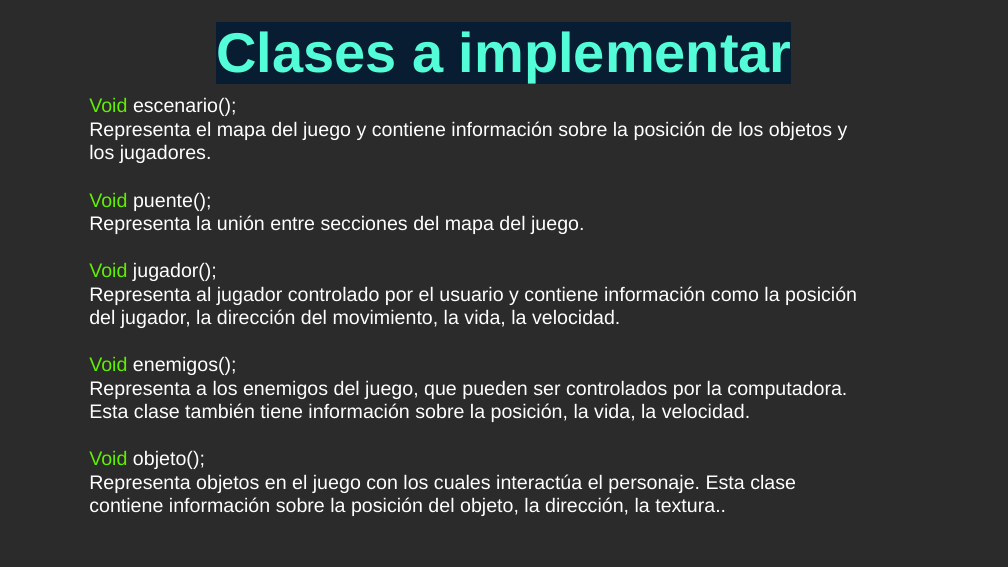
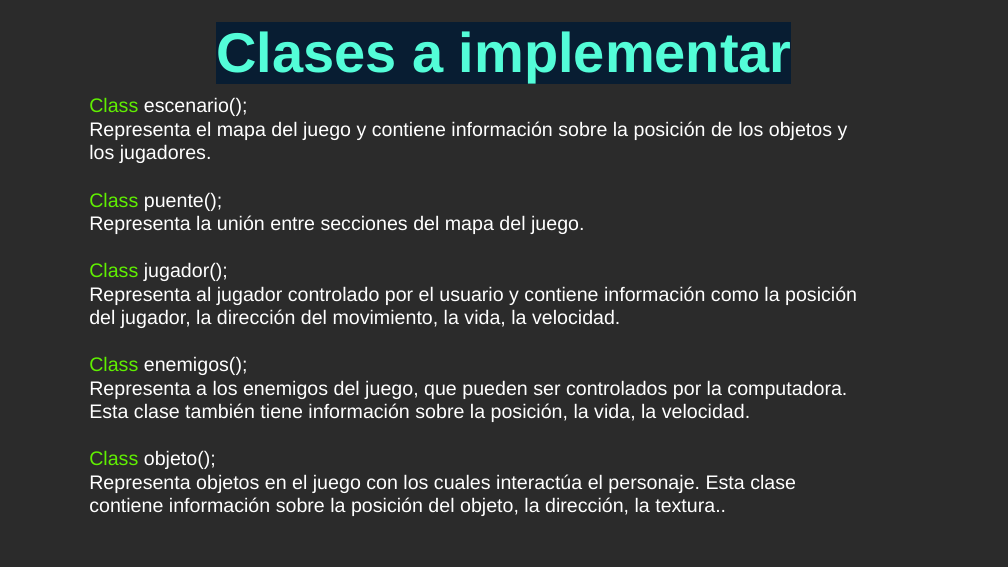
Before and after one commit to Jancarlos96/the_final_project, a slide deck: slide 13 of proyecto final.pptx. Drawn at 1008x567 pixels with LibreOffice and Linux fonts; fonts in the diff are those of the drawing; background and template pictures are left out; a plain dark background stands for a picture behind light text. Boxes give left, top, right and bottom in pixels: in the first picture for what was removed or moved away, otherwise in the second. Text is boxed around its words. In the diff, an @@ line names an element or a change of style, - is before the commit and + after.

Commit message:
Add files via upload
se genera correcciones adicionales a las clases

```diff
--- a/proyecto final.pptx
+++ b/proyecto final.pptx
@@ text at (89, 97, 248, 116): text changed @@
-Void escenario();
+Class escenario();
@@ text at (89, 192, 222, 211): text changed @@
-Void puente();
+Class puente();
@@ text at (89, 262, 228, 281): text changed @@
-Void jugador();
+Class jugador();
@@ text at (89, 356, 248, 375): text changed @@
-Void enemigos();
+Class enemigos();
@@ text at (89, 450, 216, 469): text changed @@
-Void objeto();
+Class objeto();
```
Also in this commit, not shown: 2 other slides changed.
